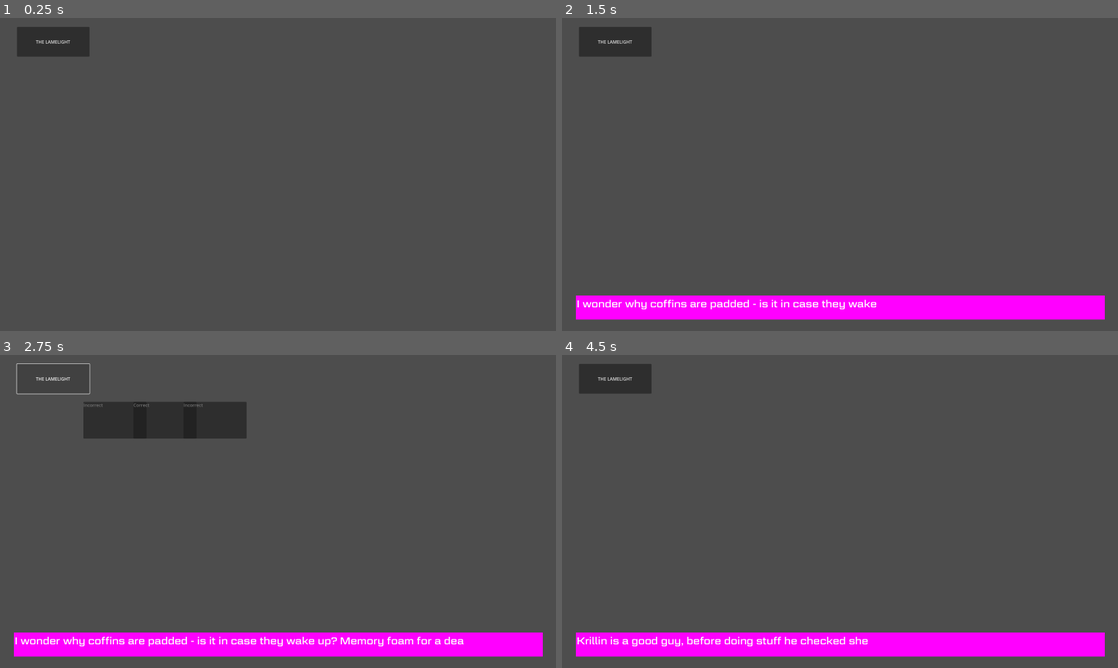
Above: before the commit, frames 1-4 (two rows, left to right).
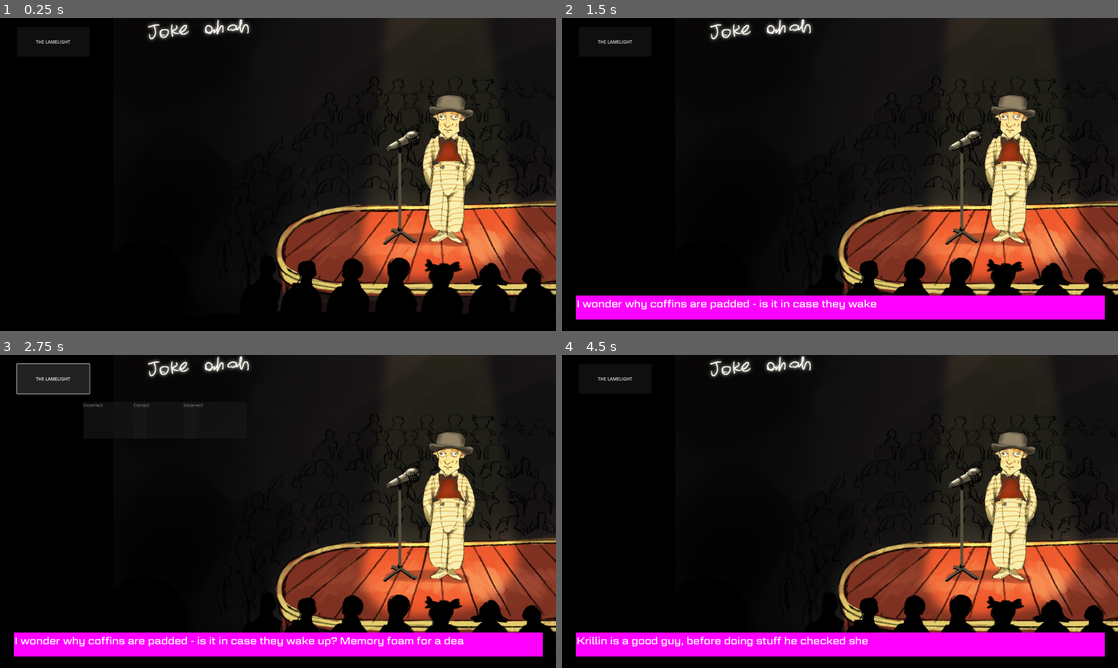
Above: after the commit, the same moments.

Repository: nany-d/the_lamelight
Game: Godot game, scene res://game/world.tscn
Two runs of this game, one before a commit and one after it. Both use one fixed random seed, a clock stepped at 60 frames per second and the inputs below.
Inputs (mouse positions are in pixels of both pictures, inside the frame that each line leads up to):
- Up to frame 1 (0.25 s): no input
- Up to frame 2 (1.5 s): click "THE LAMELIGHT" at 0.5 s; click (678, 83) at 1.27 s
- Up to frame 3 (2.75 s): click "THE LAMELIGHT" at 2 s
- Up to frame 4 (4.5 s): click (678, 420) at 2.77 s; click "THE LAMELIGHT" at 3.5 s; click (678, 420) at 4.27 s

The runs differ from the first frame. In frame 1, 100% of the frame differs, in the area x 0-100%, y 0-100%; in frame 2, 92%; in frame 3, 92%; in frame 4, 92%.

Commit message:
fixed up some graphic position issues

Diff:
--- a/project.godot
+++ b/project.godot
@@ -25,6 +25,10 @@
 window/size/viewport_height=1125
 window/stretch/mode="viewport"
 
+[dotnet]
+
+project/assembly_name="The_Lamelight"
+
 [filesystem]
 
 import/blender/enabled=false
--- a/ui/game_placeholder.tscn
+++ b/ui/game_placeholder.tscn
@@ -18,21 +18,6 @@
 "values": [Vector2(187, 1200), Vector2(187, 850), Vector2(187, 877)]
 }
 
-[sub_resource type="Animation" id="Animation_dstrj"]
-length = 0.001
-tracks/0/type = "value"
-tracks/0/imported = false
-tracks/0/enabled = true
-tracks/0/path = NodePath(".:position")
-tracks/0/interp = 1
-tracks/0/loop_wrap = true
-tracks/0/keys = {
-"times": PackedFloat32Array(0),
-"transitions": PackedFloat32Array(1),
-"update": 0,
-"values": [Vector2(187, 1200)]
-}
-
 [sub_resource type="Animation" id="Animation_e0gkp"]
 resource_name = "JokeBox_out"
 length = 0.6
@@ -49,6 +34,21 @@
 "values": [Vector2(187, 877), Vector2(187, 850), Vector2(187, 1200)]
 }
 
+[sub_resource type="Animation" id="Animation_dstrj"]
+length = 0.001
+tracks/0/type = "value"
+tracks/0/imported = false
+tracks/0/enabled = true
+tracks/0/path = NodePath(".:position")
+tracks/0/interp = 1
+tracks/0/loop_wrap = true
+tracks/0/keys = {
+"times": PackedFloat32Array(0),
+"transitions": PackedFloat32Array(1),
+"update": 0,
+"values": [Vector2(187, 1200)]
+}
+
 [sub_resource type="AnimationLibrary" id="AnimationLibrary_sfx8d"]
 _data = {
 "JokeBox_in": SubResource("Animation_haxjs"),
@@ -59,10 +59,8 @@
 [node name="GamePlaceholder" type="Control"]
 layout_mode = 3
 anchors_preset = 0
-offset_left = 187.0
-offset_top = 1200.0
-offset_right = 2187.0
-offset_bottom = 2325.0
+offset_right = 2000.0
+offset_bottom = 1125.0
 
 [node name="ColorRect" type="ColorRect" parent="."]
 layout_mode = 2
@@ -78,29 +76,18 @@
 offset_bottom = 1167.0
 texture = ExtResource("1_17wk2")
 
-[node name="Button" type="Button" parent="."]
+[node name="JokeBox" type="Control" parent="."]
+visible = false
 layout_mode = 1
-anchors_preset = -1
-anchor_left = 1.0
-anchor_right = 1.0
-offset_left = -266.0
-offset_top = 39.0
-offset_right = -57.0
-offset_bottom = 130.0
-grow_horizontal = 0
-theme_override_font_sizes/font_size = 60
-text = "Button"
-
-[node name="JokeBox" type="Control" parent="."]
-layout_mode = 1
+anchors_preset = 7
 anchor_left = 0.5
 anchor_top = 1.0
 anchor_right = 0.5
 anchor_bottom = 1.0
 offset_left = -813.0
-offset_top = -248.0
+offset_top = 75.0
 offset_right = 814.0
-offset_bottom = -69.994
+offset_bottom = 253.006
 grow_horizontal = 2
 grow_vertical = 0
 pivot_offset = Vector2(813, 89)
Not shown: 1 places in game/world.tscn that only renumber resources
